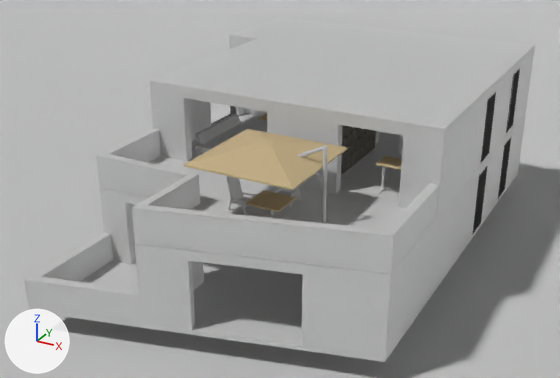
The Blender file Wohnung.blend: old version first, new version second.
Rendered twice from a camera (50 mm lens) standing at (10.7, -23.3, 9.9) and looking at (-1.9, -0.4, -1.6). The axes (+X, +Y, +Z) are drawn at lower left. The lights are the same throughout.
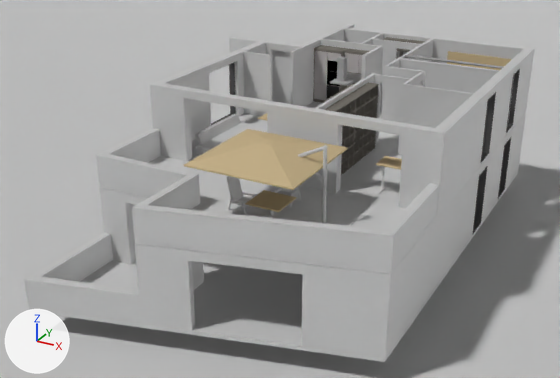
Commit message: common updates

Where the change shows, as pixel boxes (x1, y1, x2, y2) in the pictures (560 x 378 px):
```json
{"object": "Cube.084", "change": "hidden", "before": [150, 17, 535, 133]}
{"object": "Eingangstuer.001", "change": "unchanged, uncovered by the edit", "after": [273, 50, 290, 104]}
```

Edits to the scene script, one JSON object a line:
```json
{"op": "add", "block": "ob_cube_084", "code": "ob_cube_084.hide_viewport = True"}
```
